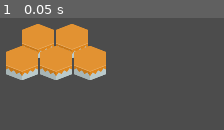
Above: before the commit, frame 1.
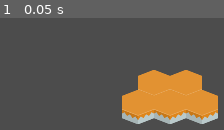
Above: after the commit, the same moment.

Repository: ShaggyProgrammer/Omphalos-of-Ascension
Game: Godot game, scene res://Client.tscn
Same seed, same stepped clock (60 frames per second), same inputs: the game is played once before the commit and once after it.
Inputs:
- Up to frame 1 (0.05 s): no input

The runs differ from the first frame. In frame 1, 33% of the frame differs, in the area x 2-98%, y 5-95%.

Commit message:
Adding Test Animation

Diff:
--- a/Client/Client.tscn
+++ b/Client/Client.tscn
@@ -1,17 +1,18 @@
-[gd_scene load_steps=2 format=2]
+[gd_scene load_steps=3 format=2]
 
 [ext_resource path="res://hexagonTiles/Tiles/tileAutumn.png" type="Texture" id=1]
+[ext_resource path="res://Assets/Random Test Junk/neutral_dagonafish.png" type="Texture" id=2]
 
 [node name="Node2D" type="Node2D"]
-position = Vector2( 115, 34 )
+position = Vector2( 172, 57 )
 
 [node name="TileAutumn3" type="Sprite" parent="."]
-position = Vector2( -41, 11 )
+position = Vector2( -40, 11 )
 scale = Vector2( 0.252885, 0.195225 )
 texture = ExtResource( 1 )
 
 [node name="TileAutumn7" type="Sprite" parent="."]
-position = Vector2( -49, 22 )
+position = Vector2( -48, 21 )
 scale = Vector2( 0.252885, 0.195225 )
 texture = ExtResource( 1 )
 
@@ -21,11 +22,17 @@
 texture = ExtResource( 1 )
 
 [node name="TileAutumn5" type="Sprite" parent="."]
-position = Vector2( -32, 22 )
+position = Vector2( -32, 21 )
 scale = Vector2( 0.252885, 0.195225 )
 texture = ExtResource( 1 )
 
 [node name="TileAutumn4" type="Sprite" parent="."]
-position = Vector2( -15, 22 )
+position = Vector2( -16, 21 )
 scale = Vector2( 0.252885, 0.195225 )
 texture = ExtResource( 1 )
+
+[node name="NeutralDagonafish" type="Sprite" parent="."]
+position = Vector2( 862, 473 )
+texture = ExtResource( 2 )
+
+[node name="AnimationTree" type="AnimationTree" parent="NeutralDagonafish"]
--- /dev/null
+++ b/Client/TestAnimation.tscn
@@ -0,0 +1,34 @@
+[gd_scene load_steps=3 format=2]
+
+[ext_resource path="res://Assets/Random Test Junk/neutral_dagonafish.png" type="Texture" id=1]
+
+[sub_resource type="Animation" id=1]
+resource_name = "Bite"
+length = 1.6
+tracks/0/type = "value"
+tracks/0/path = NodePath("Sprite:frame")
+tracks/0/interp = 1
+tracks/0/loop_wrap = true
+tracks/0/imported = false
+tracks/0/enabled = true
+tracks/0/keys = {
+"times": PoolRealArray( 0, 0.1, 0.2, 0.3, 0.4, 0.5, 0.6, 0.7, 0.8, 0.9, 1, 1.1, 1.2, 1.3, 1.4, 1.5 ),
+"transitions": PoolRealArray( 1, 1, 1, 1, 1, 1, 1, 1, 1, 1, 1, 1, 1, 1, 1, 1 ),
+"update": 1,
+"values": [ 25, 16, 7, 61, 52, 43, 34, 25, 6, 59, 50, 41, 32, 23, 14, 5 ]
+}
+
+[node name="Node2D" type="Node2D"]
+
+[node name="KinematicBody2D" type="KinematicBody2D" parent="."]
+position = Vector2( 148, 69 )
+
+[node name="Sprite" type="Sprite" parent="KinematicBody2D"]
+rotation = 0.00264028
+texture = ExtResource( 1 )
+hframes = 9
+vframes = 7
+frame = 5
+
+[node name="AnimationPlayer" type="AnimationPlayer" parent="KinematicBody2D"]
+anims/Bite = SubResource( 1 )
Binary file added: Client/Assets/Random Test Junk/neutral_dagonafish.png
Not shown, added: Client/Assets/Random Test Junk/neutral_dagonafish.png.import
